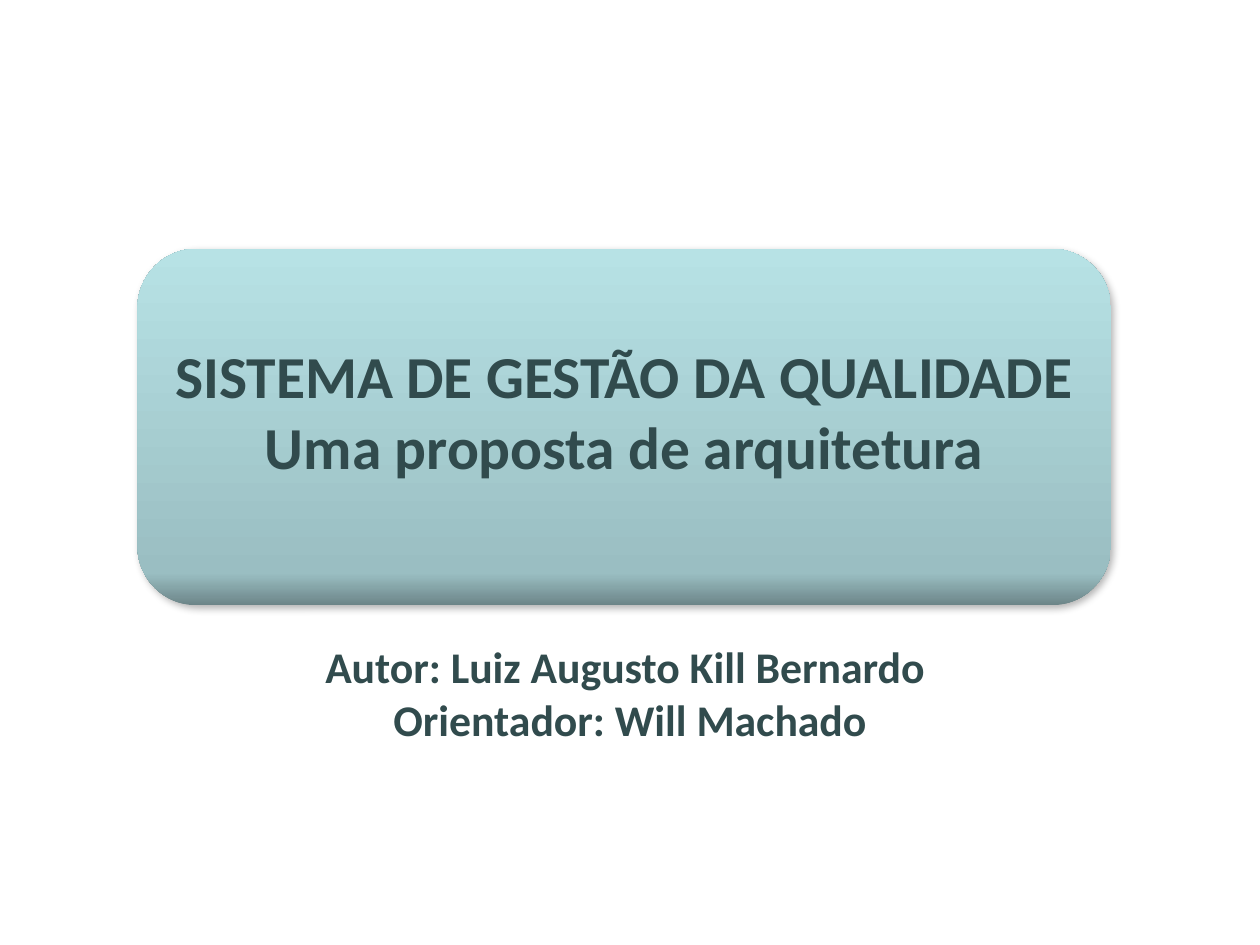
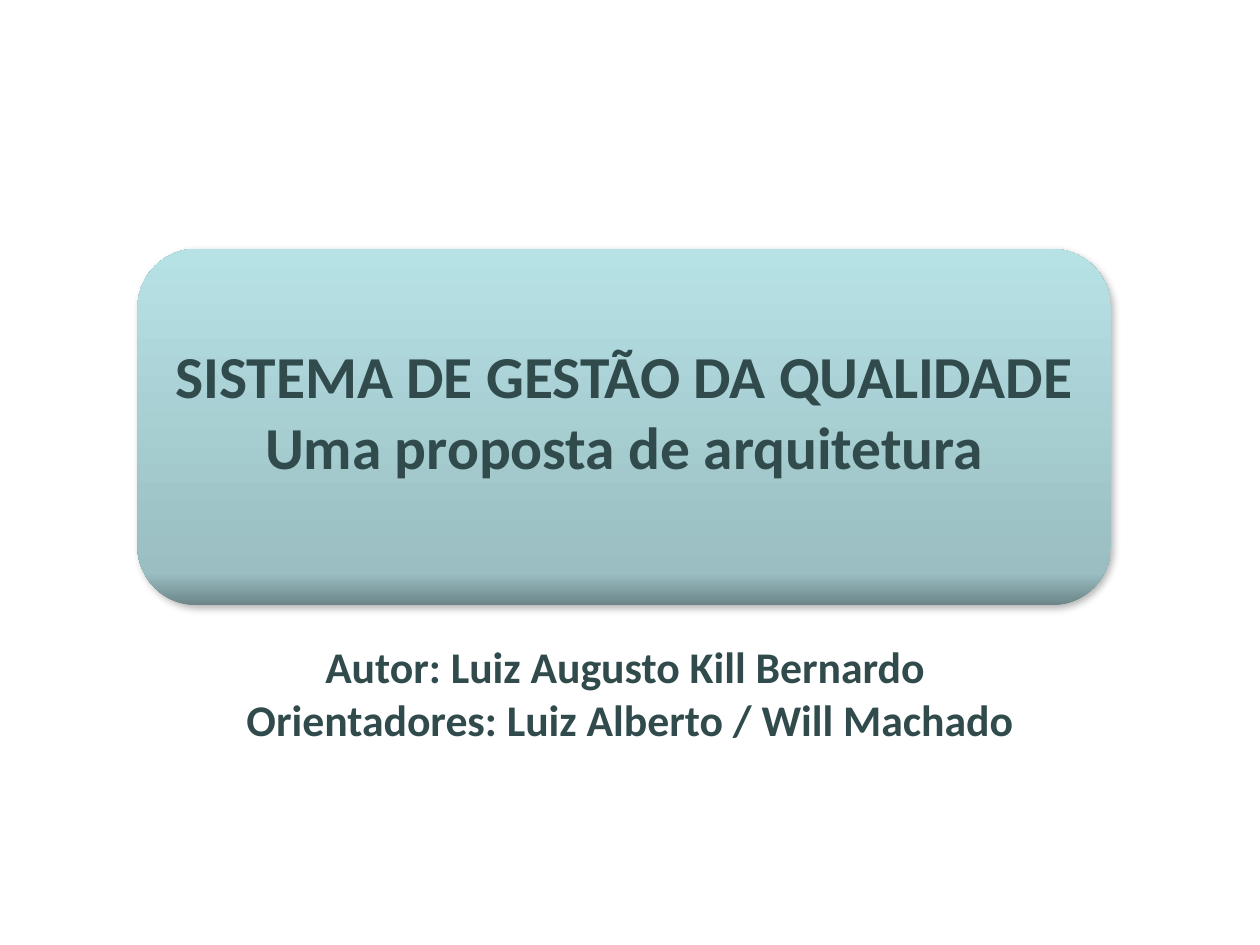
Before and after one commit to lzkill/tcc_puc-minas, a slide deck: slide 1 of doc/apresentacao_projeto_arquitetural.pptx. Drawn at 1260x945 pixels with LibreOffice and Linux fonts; fonts in the diff are those of the drawing; background and template pictures are left out. Boxes give left, top, right and bottom in pixels: in the first picture for what was removed or moved away, otherwise in the second. Text is boxed around its words. In the diff, an @@ line names an element or a change of style, - is before the commit and + after.

```diff
--- a/doc/apresentacao_projeto_arquitetural.pptx
+++ b/doc/apresentacao_projeto_arquitetural.pptx
@@ text at box(246, 705, 1013, 737): text changed @@
-Orientador: Will Machado
+Orientadores: Luiz Alberto / Will Machado
```
Also in this commit, not shown: 1 other slide changed, 1 other file.
